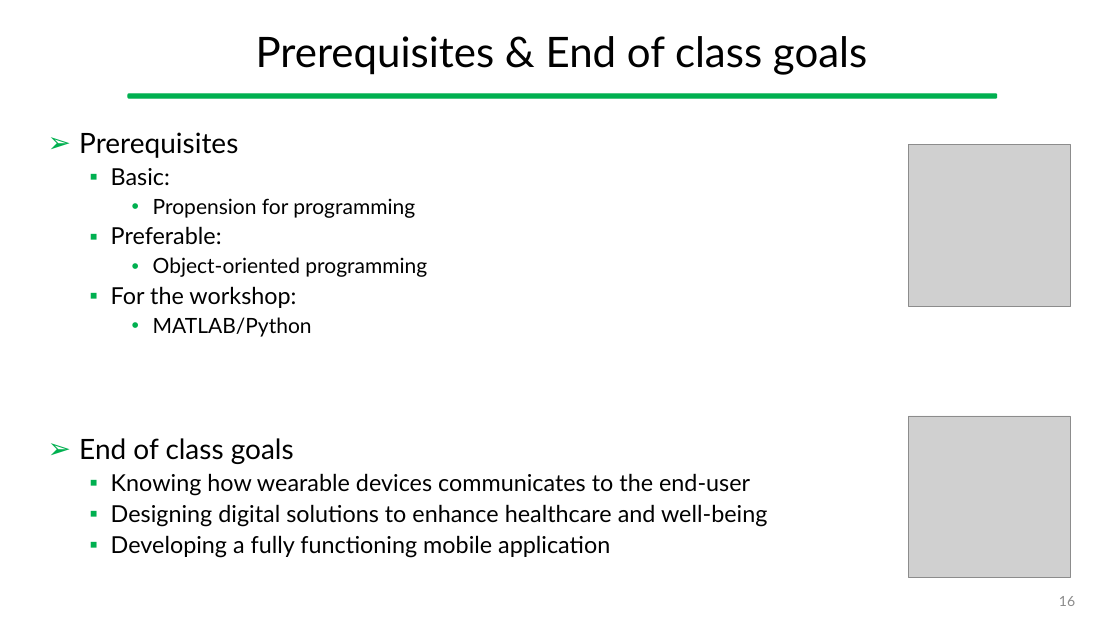
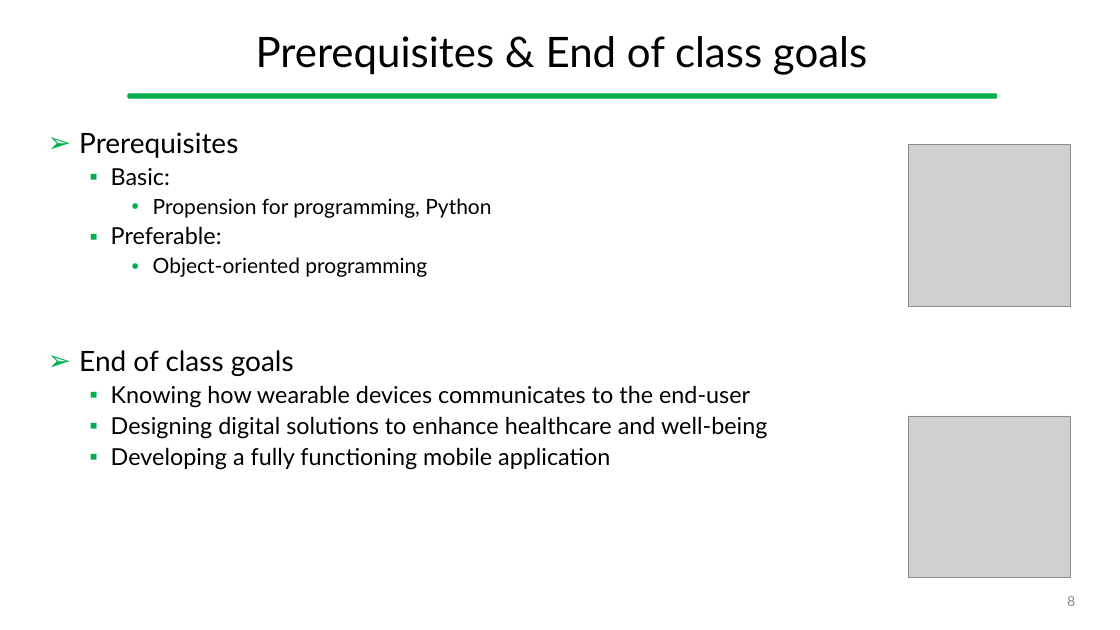
Before and after one commit to gcappon/bwthw, a slide deck: slide 8 of theory_01-course_introduction/theory_1-course_introduction.pptx (slide 16 before the commit). Drawn at 1120x630 pixels with LibreOffice and Linux fonts; fonts in the diff are those of the drawing; grey boxes stand for pictures. Boxes give left, top, right and bottom in pixels: in the first picture for what was removed or moved away, otherwise in the second. Text is boxed around its words. In the diff, an @@ line names an element or a change of style, - is before the commit and + after.

```diff
--- a/theory_01-course_introduction/theory_1-course_introduction.pptx
+++ b/theory_01-course_introduction/theory_1-course_introduction.pptx
@@ text at box(153, 198, 491, 218): text changed @@
-    • Propension for programming
+    • Propension for programming, Python
@@ text at box(111, 286, 312, 337): paragraphs removed @@
-  ▪ For the workshop:
-    • MATLAB/Python
@@ page number at box(1067, 596, 1075, 606): text changed @@
-16
+8
```
Also in this commit, not shown: 6 other slides changed, 8 slides removed, 4 other files.
